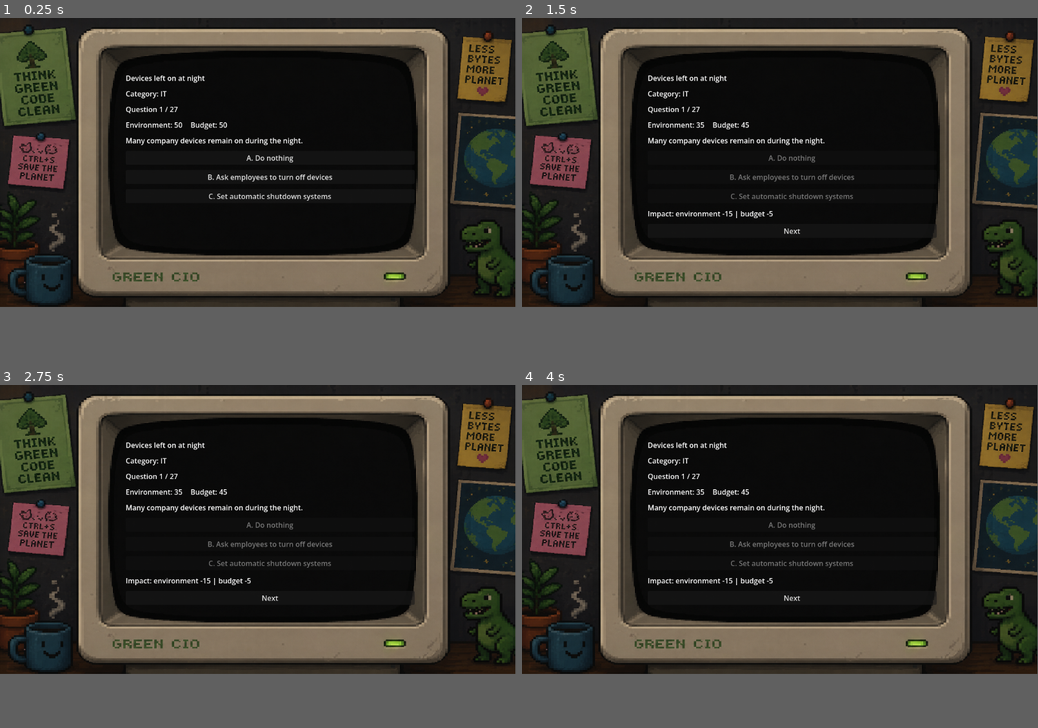
Above: before the commit, frames 1-4 (two rows, left to right).
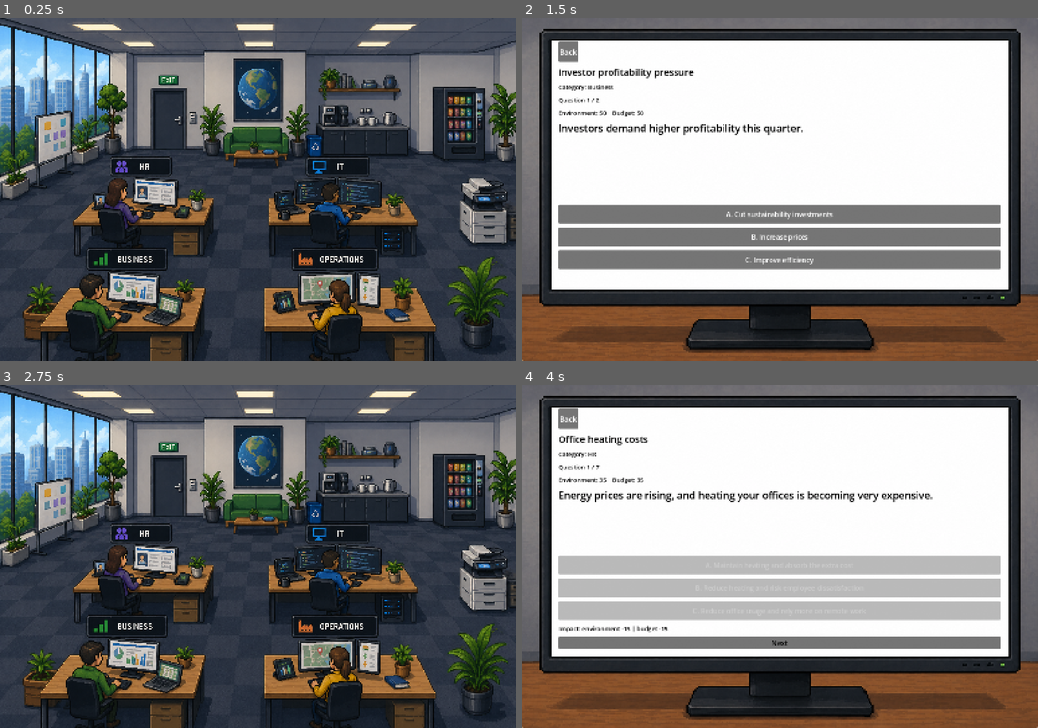
Above: after the commit, the same moments.

Repository: Leopold-Wahlbeck/Green-Cio
Game: Godot game, scene res://scenes/main.tscn
Two runs of this game, one before a commit and one after it. Both use one fixed random seed, a clock stepped at 60 frames per second and the inputs below.
Inputs (mouse positions are in pixels of both pictures, inside the frame that each line leads up to):
- Up to frame 1 (0.25 s): no input
- Up to frame 2 (1.5 s): click (790, 158) at 0.5 s, where only the run before the commit has a clickable "A. Do nothing"; click (635, 254) at 1.27 s
- Up to frame 3 (2.75 s): click (46, 412) at 2 s, where only the run after the commit has a clickable "Back"
- Up to frame 4 (4 s): click (661, 542) at 2.77 s; click (780, 549) at 3.5 s, where only the run after the commit has a clickable "A. Maintain heating and absor…"
In our replay, the window is 799x449 before the commit and 800x533 after it. These sizes can differ from the game's own. Grey fills any space a smaller window leaves; there, only what the larger window draws over its background counts as a difference.

The runs differ from the first frame. In frame 1, 84% of the frame differs, in the area x 0-100%, y 0-100%; in frame 2, 85%; in frame 3, 84%; in frame 4, 85%.

Commit message:
Added new images and clickable desks

Diff:
--- a/project.godot
+++ b/project.godot
@@ -19,6 +19,12 @@
 
 GameState="*res://scripts/GameState.gd"
 
+[display]
+
+window/size/viewport_width=1536
+window/size/viewport_height=1024
+window/stretch/mode="canvas_items"
+
 [dotnet]
 
 project/assembly_name="Green Cio"
--- a/scenes/main.tscn
+++ b/scenes/main.tscn
@@ -1,7 +1,7 @@
 [gd_scene format=3 uid="uid://1xup5uvpt4eq" load_steps=3]
 
-[ext_resource type="Texture2D" uid="uid://bt17sw5xxqpp0" path="res://assets/images/computer_screen.png" id="1_qq111"]
-[ext_resource type="Script" path="res://scripts/Main.gd" id="2_f78ej"]
+[ext_resource type="Texture2D" path="res://assets/images/main_background.png" id="2_intro"]
+[ext_resource type="Script" path="res://scripts/Main.gd" id="3_script"]
 
 [node name="main" type="Control" unique_id=1379461960]
 layout_mode = 3
@@ -19,45 +19,99 @@
 anchor_bottom = 1.0
 grow_horizontal = 2
 grow_vertical = 2
-texture = ExtResource("1_qq111")
+texture = ExtResource("2_intro")
 expand_mode = 1
 
-[node name="ScreenArea" type="Control" parent="." unique_id=927370305]
+[node name="IntroLayer" type="Control" parent="." unique_id=574290131]
 layout_mode = 1
 anchors_preset = 15
 anchor_right = 1.0
 anchor_bottom = 1.0
-offset_left = 251.0
-offset_top = 101.0
-offset_right = -230.0
-offset_bottom = -119.0
 grow_horizontal = 2
 grow_vertical = 2
+
+[node name="BusinessButton" type="Button" parent="IntroLayer" unique_id=982349401]
+layout_mode = 0
+offset_left = 173.0
+offset_top = 479.0
+offset_right = 639.0
+offset_bottom = 1005.0
+focus_mode = 0
+flat = true
+text = ""
+
+[node name="HRButton" type="Button" parent="IntroLayer" unique_id=458631270]
+layout_mode = 0
+offset_left = 220.0
+offset_top = 346.0
+offset_right = 646.0
+offset_bottom = 711.0
+focus_mode = 0
+flat = true
+text = ""
+
+[node name="ITButton" type="Button" parent="IntroLayer" unique_id=435468114]
+layout_mode = 0
+offset_left = 771.0
+offset_top = 346.0
+offset_right = 1288.0
+offset_bottom = 710.0
+focus_mode = 0
+flat = true
+text = ""
+
+[node name="OperationsButton" type="Button" parent="IntroLayer" unique_id=10982014]
+layout_mode = 0
+offset_left = 794.0
+offset_top = 480.0
+offset_right = 1318.0
+offset_bottom = 1007.0
+focus_mode = 0
+flat = true
+text = ""
+
+[node name="ScreenArea" type="Control" parent="." unique_id=927370305]
+visible = false
+layout_mode = 0
 
 [node name="VBoxContainer" type="VBoxContainer" parent="ScreenArea" unique_id=167584142]
 layout_mode = 1
 anchors_preset = 15
 anchor_right = 1.0
 anchor_bottom = 1.0
-offset_left = 30.0
-offset_top = 22.0
-offset_right = 5.0
-offset_bottom = 2.0
+offset_left = 24.0
+offset_top = 20.0
+offset_right = -24.0
+offset_bottom = -24.0
 grow_horizontal = 2
 grow_vertical = 2
 theme_override_constants/separation = 12
 
+[node name="BackButton" type="Button" parent="ScreenArea/VBoxContainer" unique_id=186201102]
+layout_mode = 2
+size_flags_horizontal = 0
+custom_minimum_size = Vector2(0, 60)
+text = "Back"
+theme_override_colors/font_color = Color(1, 1, 1, 1)
+theme_override_font_sizes/font_size = 22
+
 [node name="TitleLabel" type="Label" parent="ScreenArea/VBoxContainer" unique_id=1209373673]
 layout_mode = 2
 text = "GreenCio"
+theme_override_colors/font_color = Color(0, 0, 0, 1)
+theme_override_font_sizes/font_size = 28
 
 [node name="CategoryLabel" type="Label" parent="ScreenArea/VBoxContainer"]
 layout_mode = 2
 text = "Category"
+theme_override_colors/font_color = Color(0, 0, 0, 1)
+theme_override_font_sizes/font_size = 18
 
 [node name="RoundLabel" type="Label" parent="ScreenArea/VBoxContainer" unique_id=204298405]
 layout_mode = 2
 text = "Question 1"
+theme_override_colors/font_color = Color(0, 0, 0, 1)
+theme_override_font_sizes/font_size = 18
 
 [node name="ScoresRow" type="HBoxContainer" parent="ScreenArea/VBoxContainer" unique_id=118677095]
 layout_mode = 2
@@ -66,33 +120,53 @@
 [node name="EnvironmentScoreLabel" type="Label" parent="ScreenArea/VBoxContainer/ScoresRow" unique_id=824594052]
 layout_mode = 2
 text = "Environment: 50"
+theme_override_colors/font_color = Color(0, 0, 0, 1)
+theme_override_font_sizes/font_size = 18
 
 [node name="MoneyScoreLabel" type="Label" parent="ScreenArea/VBoxContainer/ScoresRow" unique_id=114854838]
 layout_mode = 2
 text = "Budget: 50"
+theme_override_colors/font_color = Color(0, 0, 0, 1)
+theme_override_font_sizes/font_size = 18
 
 [node name="DescriptionLabel" type="Label" parent="ScreenArea/VBoxContainer" unique_id=912490889]
 layout_mode = 2
+size_flags_vertical = 3
 text = "Your first decision will appear here."
 autowrap_mode = 3
+theme_override_colors/font_color = Color(0, 0, 0, 1)
+theme_override_font_sizes/font_size = 30
 
 [node name="ChoiceButton" type="Button" parent="ScreenArea/VBoxContainer" unique_id=329043391]
 layout_mode = 2
+custom_minimum_size = Vector2(0, 56)
 text = "Choice 1"
+theme_override_colors/font_color = Color(1, 1, 1, 1)
+theme_override_font_sizes/font_size = 20
 
 [node name="ChoiceButton2" type="Button" parent="ScreenArea/VBoxContainer" unique_id=928083681]
 layout_mode = 2
+custom_minimum_size = Vector2(0, 56)
 text = "Choice 2"
+theme_override_colors/font_color = Color(1, 1, 1, 1)
+theme_override_font_sizes/font_size = 20
 
 [node name="ChoiceButton3" type="Button" parent="ScreenArea/VBoxContainer" unique_id=1347375987]
 layout_mode = 2
+custom_minimum_size = Vector2(0, 56)
 text = "Choice 3"
+theme_override_colors/font_color = Color(1, 1, 1, 1)
+theme_override_font_sizes/font_size = 20
 
 [node name="FeedbackLabel" type="Label" parent="ScreenArea/VBoxContainer" unique_id=261585020]
 layout_mode = 2
 autowrap_mode = 3
+theme_override_colors/font_color = Color(0, 0, 0, 1)
+theme_override_font_sizes/font_size = 18
 
 [node name="NextButton" type="Button" parent="ScreenArea/VBoxContainer" unique_id=515475864]
 layout_mode = 2
 text = "Next"
 visible = false
+theme_override_colors/font_color = Color(0, 0, 0, 1)
+theme_override_font_sizes/font_size = 20
--- a/scripts/Main.gd
+++ b/scripts/Main.gd
@@ -1,7 +1,20 @@
 extends Control
 
 const QUESTIONS_PATH := "res://data/questions.json"
-
+const INTRO_BACKGROUND := preload("res://assets/images/main_background.png")
+const QUESTION_BACKGROUND := preload("res://assets/images/blank-computer.png")
+const INTRO_HOTSPOTS := {
+	"HR": Rect2(0.13, 0.40, 0.29, 0.30),
+	"IT": Rect2(0.53, 0.40, 0.32, 0.30),
+	"Business": Rect2(0.02, 0.66, 0.41, 0.33),
+	"Operations": Rect2(0.52, 0.66, 0.34, 0.33),
+}
+const QUESTION_SCREEN_RECT := Rect2(0.055, 0.05, 0.889, 0.744)
+
+@onready var background: TextureRect = $Background
+@onready var intro_layer: Control = $IntroLayer
+@onready var screen_area: Control = $ScreenArea
+@onready var back_button: Button = $ScreenArea/VBoxContainer/BackButton
 @onready var title_label: Label = $ScreenArea/VBoxContainer/TitleLabel
 @onready var category_label: Label = $ScreenArea/VBoxContainer/CategoryLabel
 @onready var round_label: Label = $ScreenArea/VBoxContainer/RoundLabel
@@ -15,21 +28,38 @@
 ]
 @onready var feedback_label: Label = $ScreenArea/VBoxContainer/FeedbackLabel
 @onready var next_button: Button = $ScreenArea/VBoxContainer/NextButton
-
+@onready var category_buttons := {
+	"Business": $IntroLayer/BusinessButton,
+	"HR": $IntroLayer/HRButton,
+	"IT": $IntroLayer/ITButton,
+	"Operations": $IntroLayer/OperationsButton,
+}
+
+var all_base_questions: Array[Dictionary] = []
+var all_triggered_questions: Array[Dictionary] = []
 var base_questions: Array[Dictionary] = []
 var triggered_questions: Array[Dictionary] = []
 var remaining_questions: Array[Dictionary] = []
 var pending_triggered_questions: Array[Dictionary] = []
 var current_question: Dictionary = {}
+var selected_category := ""
 
 
 func _ready() -> void:
 	randomize()
-	for index in choice_buttons.size():
+	background.stretch_mode = TextureRect.STRETCH_KEEP_ASPECT_CENTERED
+	for index in range(choice_buttons.size()):
 		choice_buttons[index].pressed.connect(_on_choice_pressed.bind(index))
+	for category_name in category_buttons.keys():
+		var button: Button = category_buttons[category_name]
+		button.pressed.connect(_on_category_selected.bind(category_name))
+		button.mouse_default_cursor_shape = Control.CURSOR_POINTING_HAND
+	back_button.pressed.connect(_on_back_button_pressed)
+	back_button.mouse_default_cursor_shape = Control.CURSOR_POINTING_HAND
 	next_button.pressed.connect(_on_next_button_pressed)
+	resized.connect(_update_background_layout)
 	load_questions()
-	start_new_game()
+	show_intro_screen()
 
 
 func load_questions() -> void:
@@ -45,29 +75,49 @@
 		return
 
 	var data: Dictionary = json.data
-	base_questions.clear()
-	triggered_questions.clear()
+	all_base_questions.clear()
+	all_triggered_questions.clear()
 
 	var questions: Array = data.get("questions", [])
 	for raw_question in questions:
 		var question: Dictionary = raw_question
 		if question.has("trigger"):
-			triggered_questions.append(question)
+			all_triggered_questions.append(question)
 		else:
-			base_questions.append(question)
+			all_base_questions.append(question)
 
 	var initial_scores: Dictionary = data.get("initial_scores", {})
 	GameState.configure(
 		int(initial_scores.get("environment", 50)),
 		int(initial_scores.get("money", 50)),
-		base_questions.size()
+		all_base_questions.size()
 	)
 
 
-func start_new_game() -> void:
+func show_intro_screen() -> void:
+	selected_category = ""
+	current_question = {}
+	feedback_label.text = ""
+	next_button.visible = false
+	background.texture = INTRO_BACKGROUND
+	intro_layer.visible = true
+	screen_area.visible = false
+	_update_background_layout()
+
+
+func start_category_game(category_name: String) -> void:
+	selected_category = category_name
+	base_questions = filter_questions_for_category(all_base_questions, category_name)
+	triggered_questions = filter_questions_for_category(all_triggered_questions, category_name)
+
 	if base_questions.is_empty():
-		show_loading_error("No usable questions were found.")
-		return
+		show_loading_error("No questions were found for the %s category." % category_name)
+		return
+
+	background.texture = QUESTION_BACKGROUND
+	intro_layer.visible = false
+	screen_area.visible = true
+	_update_background_layout()
 
 	GameState.reset_game()
 	remaining_questions = base_questions.duplicate(true)
@@ -82,6 +132,14 @@
 	load_next_question()
 
 
+func filter_questions_for_category(source_questions: Array[Dictionary], category_name: String) -> Array[Dictionary]:
+	var filtered_questions: Array[Dictionary] = []
+	for question in source_questions:
+		if str(question.get("category", "")) == category_name:
+			filtered_questions.append(question)
+	return filtered_questions
+
+
 func load_next_question() -> void:
 	if remaining_questions.is_empty():
 		show_end_screen()
@@ -101,7 +159,7 @@
 	next_button.visible = false
 
 	var choices: Array = question.get("choices", [])
-	for index in choice_buttons.size():
+	for index in range(choice_buttons.size()):
 		var button := choice_buttons[index]
 		if index < choices.size():
 			var choice: Dictionary = choices[index]
@@ -139,10 +197,7 @@
 		abs(money_change),
 	]
 
-	if remaining_questions.is_empty():
-		next_button.text = "View results"
-	else:
-		next_button.text = "Next"
+	next_button.text = "View results" if remaining_questions.is_empty() else "Next"
 	next_button.visible = true
 
 
@@ -170,7 +225,8 @@
 
 func show_end_screen() -> void:
 	current_question = {}
-	title_label.text = "Game over"
+	title_label.text = "%s complete" % selected_category
+	category_label.text = "Category: %s" % selected_category
 	round_label.text = "Final score"
 	description_label.text = "Overall balance: %d\nEnvironment: %d\nBudget: %d" % [
 		GameState.get_balance_score(),
@@ -180,13 +236,18 @@
 	feedback_label.text = "The balance score rewards choices that protect both dimensions."
 	for button in choice_buttons:
 		button.visible = false
-	next_button.text = "Play again"
+	next_button.text = "Replay category"
 	next_button.visible = true
 	update_score_labels()
 
 
 func show_loading_error(message: String) -> void:
+	background.texture = QUESTION_BACKGROUND
+	intro_layer.visible = false
+	screen_area.visible = true
+	_update_background_layout()
 	title_label.text = "Error"
+	category_label.text = ""
 	round_label.text = ""
 	description_label.text = message
 	feedback_label.text = "Check the file %s." % QUESTIONS_PATH
@@ -197,12 +258,84 @@
 
 func _on_next_button_pressed() -> void:
 	if current_question.is_empty():
-		start_new_game()
+		if selected_category.is_empty():
+			show_intro_screen()
+			return
+		start_category_game(selected_category)
 		return
 	load_next_question()
+
+
+func _on_category_selected(category_name: String) -> void:
+	start_category_game(category_name)
+
+
+func _on_back_button_pressed() -> void:
+	show_intro_screen()
 
 
 func format_signed_value(value: int) -> String:
 	if value >= 0:
 		return "+"
 	return "-"
+
+
+func _update_background_layout() -> void:
+	if intro_layer.visible:
+		_update_intro_hotspots()
+	if screen_area.visible:
+		_update_question_screen_area()
+
+
+func _update_intro_hotspots() -> void:
+	var texture := background.texture
+	if texture == null:
+		return
+
+	var image_rect := get_displayed_image_rect(texture.get_size(), size)
+	for category_name in category_buttons.keys():
+		var normalized_rect: Rect2 = INTRO_HOTSPOTS[category_name]
+		var button: Button = category_buttons[category_name]
+		button.position = image_rect.position + Vector2(
+			image_rect.size.x * normalized_rect.position.x,
+			image_rect.size.y * normalized_rect.position.y
+		)
+		button.size = Vector2(
+			image_rect.size.x * normalized_rect.size.x,
+			image_rect.size.y * normalized_rect.size.y
+		)
+
+
+func _update_question_screen_area() -> void:
+	var texture := background.texture
+	if texture == null:
+		return
+
+	var image_rect := get_displayed_image_rect(texture.get_size(), size)
+	screen_area.position = image_rect.position + Vector2(
+		image_rect.size.x * QUESTION_SCREEN_RECT.position.x,
+		image_rect.size.y * QUESTION_SCREEN_RECT.position.y
+	)
+	screen_area.size = Vector2(
+		image_rect.size.x * QUESTION_SCREEN_RECT.size.x,
+		image_rect.size.y * QUESTION_SCREEN_RECT.size.y
+	)
+
+
+func get_displayed_image_rect(texture_size: Vector2, available_size: Vector2) -> Rect2:
+	if texture_size.x <= 0.0 or texture_size.y <= 0.0:
+		return Rect2(Vector2.ZERO, available_size)
+
+	var texture_ratio := texture_size.x / texture_size.y
+	var available_ratio := available_size.x / available_size.y
+
+	if available_ratio > texture_ratio:
+		var height := available_size.y
+		var width := height * texture_ratio
+		var x := (available_size.x - width) * 0.5
+		return Rect2(Vector2(x, 0.0), Vector2(width, height))
+
+	var width := available_size.x
+	var height := width / texture_ratio
+	var y := (available_size.y - height) * 0.5
+	return Rect2(Vector2(0.0, y), Vector2(width, height))
Not shown, changed: assets/images/blank-computer.png.import
Binary file removed: assets/images/computer_screen.png
Binary file removed: assets/images/inspiration.png
Not shown, changed: assets/images/main_background.png.import
Not shown: 1 places in scenes/main.tscn that only renumber resources
